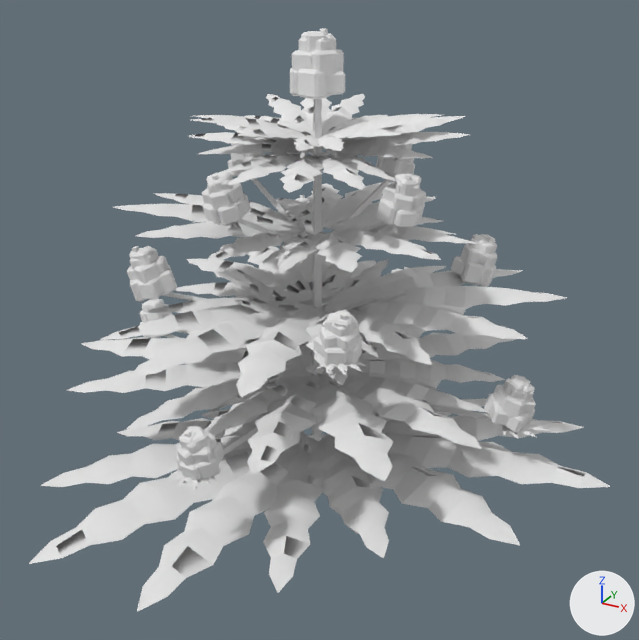
What one commit did to the OBJ model src/main/resources/assets/stonedew/models/block/plants/plant_2_0_2.obj.
Both versions are drawn from a camera (50 mm lens) standing at (1.216, -1.791, 0.981) and looking at (0.528, -0.54, 0.355). Arrows for +X, +Y and +Z are at lower right; the lights stay in place. The picture after the commit comes second. Where no turn or scale is listed for an object, it has been applied to the vertices.

The scene before the commit, as lines of its bpy script (objects in view):
```python
mat_stem = principled_material('stem')
mat_stem.base_color = (0.8, 0.8, 0.8)  # white #e7e7e7
mat_stem.roughness = 1.0
me_model = bpy.data.meshes.new('model')
me_model.from_pydata(...)  # 11477 vertices, 9100 faces; spans x 0.005..1.045, y -1.016..-0.004, z 0.0..0.839
me_model.materials.append(mat_stem)  # white #e7e7e7
me_model.materials.append(mat_leaf_old)  # white #e7e7e7
me_model.materials.append(mat_leaf_old_shade)  # white #e7e7e7
me_model.materials.append(mat_leaf)  # white #e7e7e7
me_model.materials.append(mat_leaf_shade)  # white #e7e7e7
me_model.materials.append(mat_bud_dark)  # white #e7e7e7
me_model.materials.append(mat_bud)  # white #e7e7e7
me_model.materials.append(mat_bud_light)  # white #e7e7e7
me_model.materials.append(mat_hair)  # white #e7e7e7
ob_model = bpy.data.objects.new('model', me_model)
ob_model.location = (0.0, 0.0, 0.0)
```
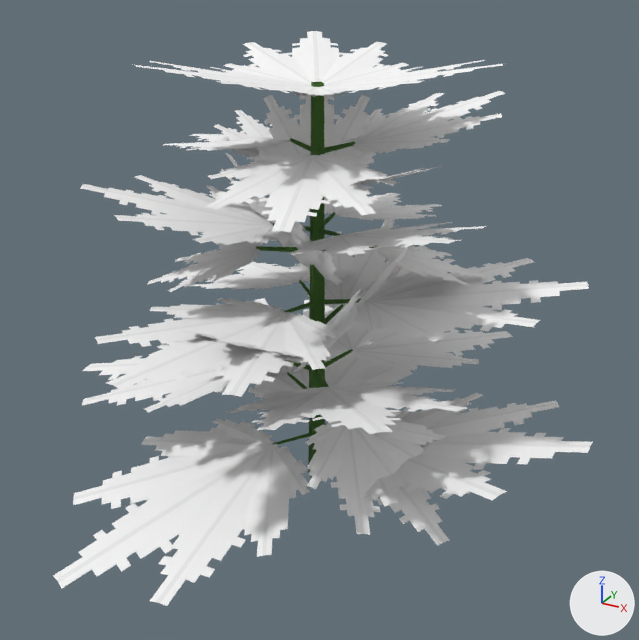
Edits to the bpy script that builds the scene:
```text
Change mat_stem:
    remove mat_stem.base_color = (0.8, 0.8, 0.8)  # white #e7e7e7
    add mat_stem.texture = img_plant_stem
Change me_model:
    remove me_model.from_pydata(...)  # 11477 vertices, 9100 faces; spans x 0.005..1.045, y -1.016..-0.004, z 0.0..0.839
    add me_model.from_pydata(...)  # 11094 vertices, 4446 faces; spans x 0.007..1.007, y -0.987..-0.037, z 0.0..0.806
    me_model part 1: the loose piece of 8 vertices spanning x 0.497..0.512, y -0.512..-0.497, z 0.605..0.738 is multiplied about its middle by the matrix ((0.115, -0.372, 0.331), (0.003, 0.34, 0.381), (-0.498, -0.084, 0.079)), then moved by (0.022, 0.025, -0.023)
    me_model part 2: the loose piece of 267 vertices spanning x 0.453..0.732, y -0.543..-0.267, z 0.632..0.687 is rebuilt with 376 vertices and now spans x 0.485..0.778, y -0.51..-0.22, z 0.649..0.724
    me_model part 3: the loose piece of 267 vertices spanning x 0.517..1.045, y -0.786..-0.216, z 0.073..0.166 is rebuilt with 376 vertices and now spans x 0.584..1.007, y -0.717..-0.285, z 0.102..0.219
    me_model part 4: the loose piece of 267 vertices spanning x 0.127..0.682, y -0.533..-0.004, z 0.074..0.17 is rebuilt with 376 vertices and now spans x 0.169..0.595, y -0.46..-0.037, z 0.101..0.232
    me_model part 5: the loose piece of 267 vertices spanning x 0.005..0.497, y -0.803..-0.292, z 0.201..0.256 is rebuilt with 376 vertices and now spans x 0.007..0.432, y -0.752..-0.338, z 0.159..0.246
    me_model part 6: the loose piece of 267 vertices spanning x 0.248..0.686, y -0.929..-0.511, z 0.348..0.41 is rebuilt with 376 vertices and now spans x 0.277..0.656, y -0.962..-0.568, z 0.376..0.394
    me_model part 7: the loose piece of 267 vertices spanning x 0.497..0.913, y -0.66..-0.222, z 0.35..0.422 is rebuilt with 376 vertices and now spans x 0.553..0.947, y -0.618..-0.235, z 0.376..0.438
    me_model part 8: the loose piece of 267 vertices spanning x 0.322..0.666, y -0.488..-0.163, z 0.487..0.53 is rebuilt with 376 vertices and now spans x 0.337..0.651, y -0.445..-0.128, z 0.477..0.517
    me_model part 9: the loose piece of 267 vertices spanning x 0.237..0.502, y -0.601..-0.324, z 0.627..0.664 is rebuilt with 376 vertices and now spans x 0.165..0.468, y -0.591..-0.298, z 0.617..0.653
    me_model part 10: the loose piece of 267 vertices spanning x 0.414..0.689, y -0.768..-0.505, z 0.627..0.664 is rebuilt with 376 vertices and now spans x 0.429..0.719, y -0.837..-0.539, z 0.617..0.653
    me_model part 11: the loose piece of 267 vertices spanning x 0.116..0.686, y -1.016..-0.468, z 0.057..0.116 is rebuilt with 376 vertices and now spans x 0.154..0.597, y -0.987..-0.543, z 0.0..0.11
    me_model part 12: the loose piece of 267 vertices spanning x 0.396..0.886, y -0.912..-0.429, z 0.215..0.304 is rebuilt with 376 vertices and now spans x 0.47..0.855, y -0.879..-0.499, z 0.238..0.363
    me_model part 13: the loose piece of 267 vertices spanning x 0.326..0.815, y -0.511..-0.041, z 0.207..0.27 is rebuilt with 376 vertices and now spans x 0.384..0.778, y -0.451..-0.041, z 0.232..0.244
    me_model part 14: the loose piece of 267 vertices spanning x 0.131..0.562, y -0.597..-0.16, z 0.343..0.39 is rebuilt with 376 vertices and now spans x 0.135..0.503, y -0.536..-0.162, z 0.3..0.382
    me_model part 15: the loose piece of 267 vertices spanning x 0.189..0.532, y -0.765..-0.409, z 0.492..0.558 is rebuilt with 376 vertices and now spans x 0.162..0.486, y -0.788..-0.456, z 0.512..0.592
    me_model part 16: the loose piece of 267 vertices spanning x 0.484..0.805, y -0.742..-0.408, z 0.493..0.556 is rebuilt with 376 vertices and now spans x 0.526..0.827, y -0.756..-0.453, z 0.512..0.59
    me_model part 17: 261 loose pieces with 5770 vertices, spanning x 0.098..0.937, y -0.931..-0.091, z 0.0..0.839, are deleted
    me_model part 18: 1694 vertices removed from x 0.299..0.768, y -0.713..-0.298, z 0.315..0.719; 5446 vertices added at x 0.163..0.84, y -0.834..-0.171, z 0.0..0.806
    remove me_model.materials.append(mat_bud_dark)  # white #e7e7e7
    remove me_model.materials.append(mat_bud)  # white #e7e7e7
    remove me_model.materials.append(mat_bud_light)  # white #e7e7e7
    remove me_model.materials.append(mat_hair)  # white #e7e7e7
```

What differs and where, as boxes [x1, y1, x2, y2] in the pictures (639 x 640 px; the box of a moved part takes in the faces that stretch with it):
'model', surface changed, reshaped (7% narrower): before [29, 28, 610, 611]; after [53, 31, 593, 606]
part 1 of me_model, moved or reshaped (not visible before): after [324, 141, 355, 153]
part 2 of me_model, rebuilt: before [323, 116, 470, 167]; after [345, 91, 505, 154]
part 3 of me_model, rebuilt (15% narrower, 29% shorter): before [307, 398, 610, 558]; after [336, 393, 593, 506]
part 4 of me_model, rebuilt (mostly hidden before): before [201, 365, 441, 429]; after [248, 298, 413, 398]
part 5 of me_model, rebuilt: before [66, 325, 312, 436]; after [82, 342, 230, 412]
part 6 of me_model, rebuilt (12% narrower): before [100, 295, 379, 397]; after [95, 298, 339, 397]
part 7 of me_model, rebuilt (15% shorter): before [325, 266, 567, 365]; after [355, 258, 589, 342]
part 8 of me_model, rebuilt: before [276, 182, 442, 241]; after [309, 193, 442, 220]
part 9 of me_model, rebuilt: before [188, 123, 323, 160]; after [164, 129, 291, 151]
part 10 of me_model, rebuilt (11% wider, 98% taller): before [221, 154, 396, 193]; after [205, 154, 399, 232]
part 11 of me_model, rebuilt (22% narrower): before [29, 417, 357, 611]; after [53, 418, 310, 606]
part 12 of me_model, rebuilt (15% narrower, 52% shorter): before [204, 372, 489, 481]; after [227, 382, 468, 434]
part 13 of me_model, rebuilt (16% narrower, 35% shorter): before [299, 305, 523, 405]; after [325, 306, 513, 371]
part 14 of me_model, rebuilt: before [176, 246, 376, 302]; after [189, 262, 357, 289]
part 15 of me_model, rebuilt (7% shorter): before [113, 193, 307, 268]; after [81, 175, 280, 245]
part 16 of me_model, rebuilt (10% narrower, 27% shorter): before [262, 225, 478, 272]; after [291, 222, 486, 256]
part 17 of me_model, deleted: before [127, 28, 548, 491]
part 18 of me_model, reshaped: before [193, 94, 497, 352]; after [135, 31, 507, 546]
